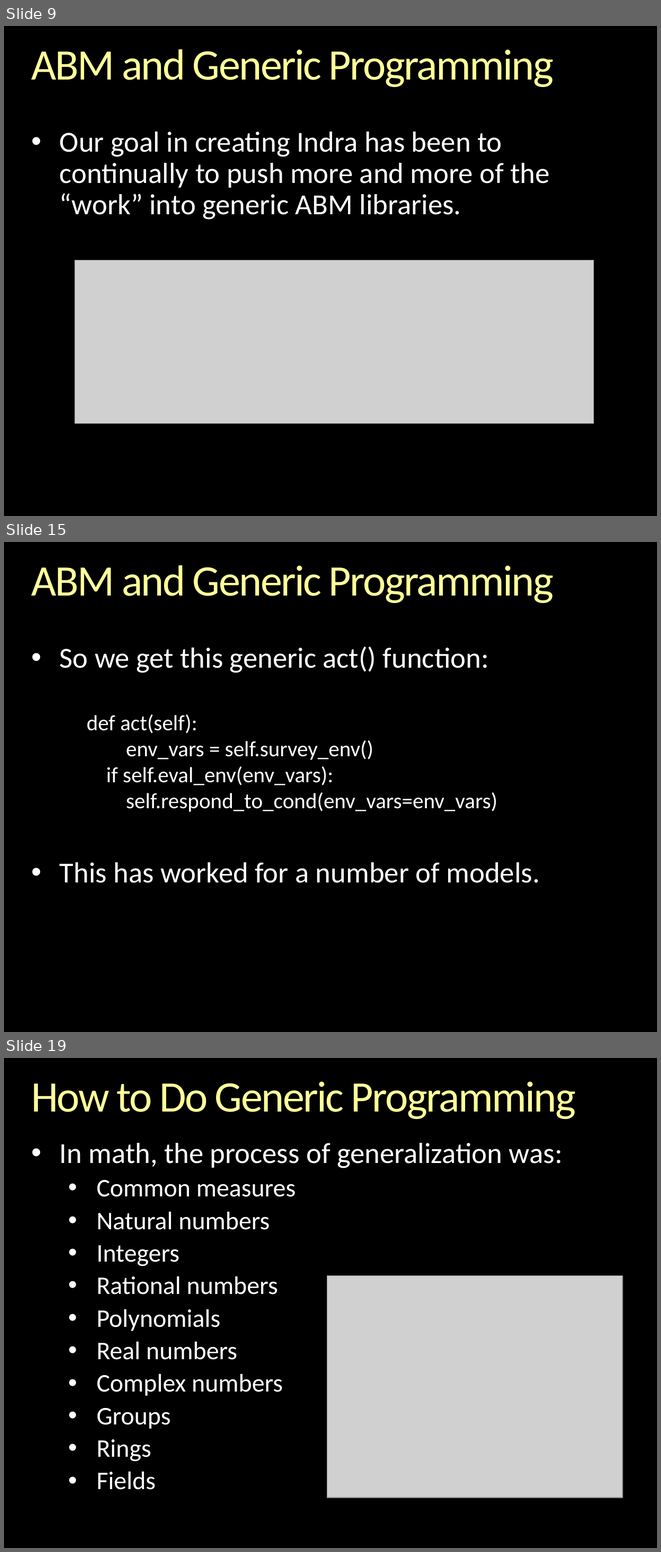
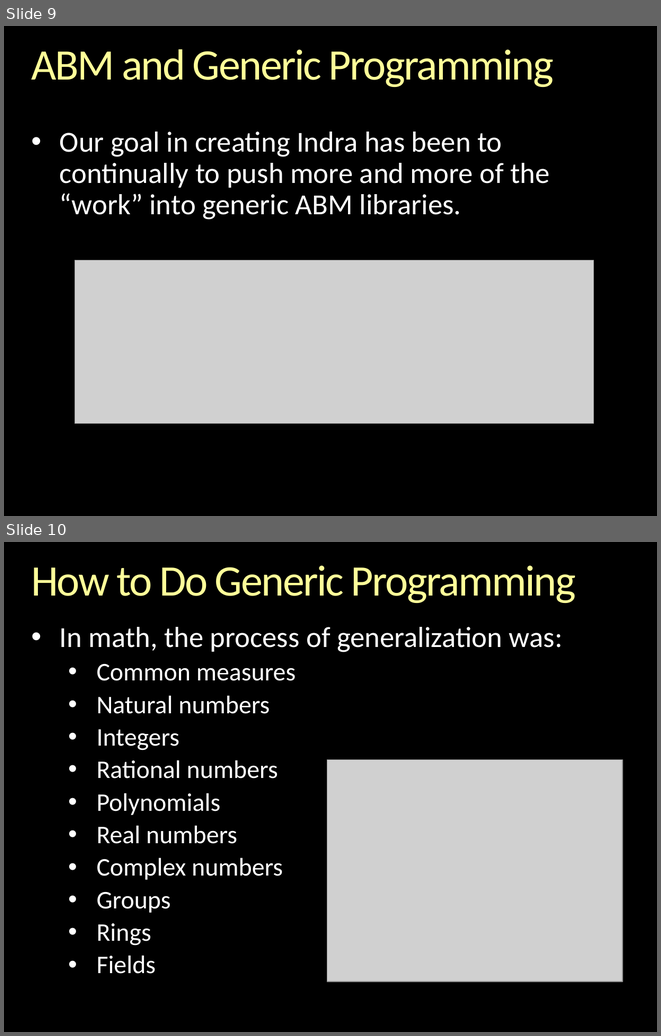
Before and after one commit to gcallah/indras_net, a slide deck: docs/ABMsAsAlgebraic.pptx. Shown one above the other, each under a label of ours: slides 9, 15 and 19 before the commit, slides 9 and 10 after it; the slides between them are not shown. The pictures are 661x1552 and 661x1036 pixels, drawn with LibreOffice and Linux fonts; fonts in the diff are those of the drawing; grey boxes stand for pictures; background and template pictures are left out. Boxes give left, top, right and bottom in pixels: in the first picture for what was removed or moved away, otherwise in the second. Text is boxed around its words. In the diff, an @@ line names an element or a change of style, - is before the commit and + after.

```diff
--- a/docs/ABMsAsAlgebraic.pptx
+++ b/docs/ABMsAsAlgebraic.pptx
@@ slide 15 removed at (4, 542, 657, 1032), background picture (left out) @@
@@ title removed at (31, 565, 554, 603) @@
-ABM and Generic Programming
@@ text removed at (60, 646, 489, 673) @@
-• So we get this generic act() function:
@@ text removed at (87, 714, 497, 812) @@
-def act(self):
-env_vars = self.survey_env()
-if self.eval_env(env_vars):
-self.respond_to_cond(env_vars=env_vars)
@@ text removed at (60, 862, 540, 883) @@
-• This has worked for a number of models.
@@ what was slide 19 is now slide 10 @@
```
Also in this commit, not shown: 1 slide changed, 10 other slides removed, 1 other file.
